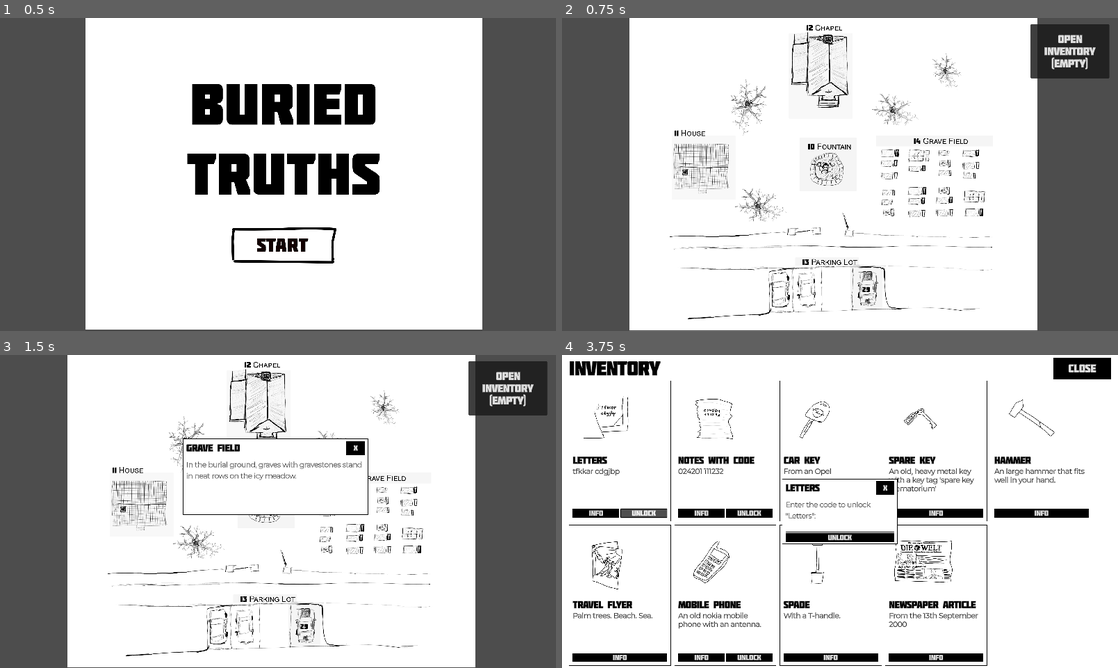
Above: before the commit, frames 1-4 (two rows, left to right).
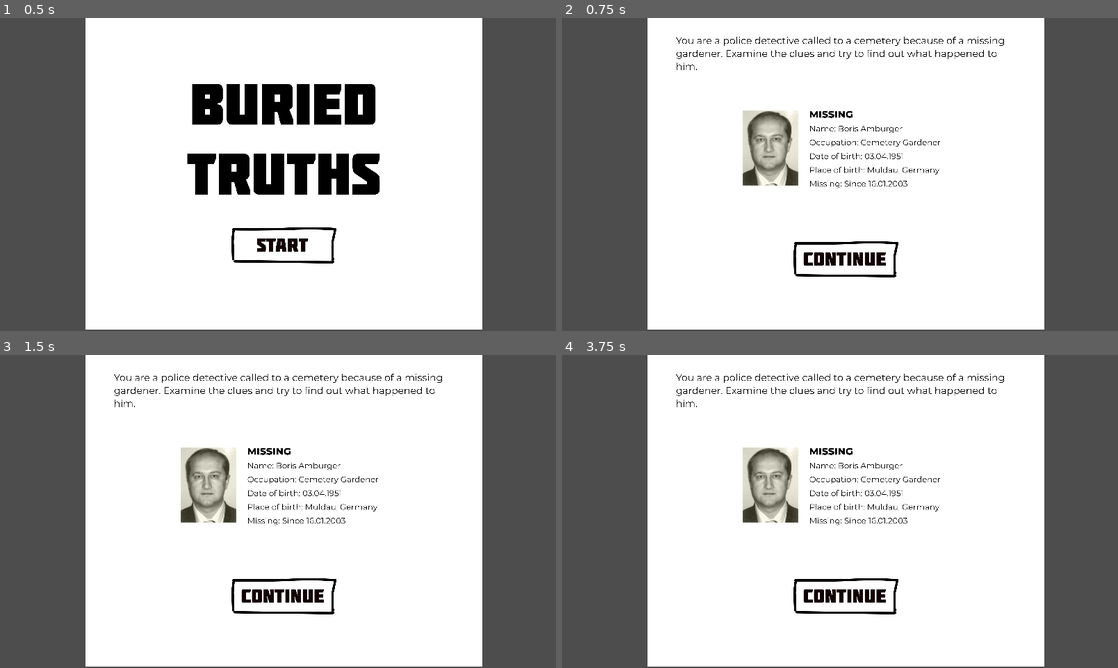
Above: after the commit, the same moments.

Repository: johannesschweig/cemetery-gardener
Game: Godot game, scene res://assets/scenes/title.tscn
Same seed, same stepped clock (60 frames per second), same inputs: the game is played once before the commit and once after it.
Inputs (mouse positions are in pixels of both pictures, inside the frame that each line leads up to):
- Up to frame 1 (0.5 s): no input
- Up to frame 2 (0.75 s): click (845, 246) at 0.5 s
- Up to frame 3 (1.5 s): click (372, 477) at 1.27 s
- Up to frame 4 (3.75 s): click (917, 448) at 2 s, where only the run before the commit has a clickable "X"; click (1067, 389) at 2.75 s, where only the run before the commit has a clickable "Open Inventory (Empty)"; click (645, 514) at 3.5 s, where only the run before the commit has a clickable "Unlock"

Frame 1 is identical in both runs. In frame 2, 15% of the frame differs, in the area x 12-99%, y 0-100%; in frame 3, 15%; in frame 4, 40%, in the area x 0-100%, y 0-100%.

Commit message:
improved unlock behavior

Diff:
--- a/assets/scenes/inventory.tscn
+++ b/assets/scenes/inventory.tscn
@@ -114,6 +114,13 @@
 text = "Your inventory is empty	"
 horizontal_alignment = 1
 
+[node name="UnlockBox" parent="." instance=ExtResource("6_1fbu7")]
+visible = false
+z_index = 1
+layout_mode = 2
+size_flags_horizontal = 4
+size_flags_vertical = 4
+
 [node name="TextBox" parent="." instance=ExtResource("5_nfi0g")]
 visible = false
 z_index = 2
@@ -123,12 +130,4 @@
 size_flags_vertical = 4
 size_flags_stretch_ratio = 2.02
 
-[node name="UnlockBox" parent="." instance=ExtResource("6_1fbu7")]
-visible = false
-z_index = 1
-custom_minimum_size = Vector2(400, 150)
-layout_mode = 2
-size_flags_horizontal = 4
-size_flags_vertical = 4
-
 [connection signal="pressed" from="VBoxContainer/MarginContainer2/HBoxContainer/closeInventory" to="." method="_on_button_pressed"]
--- a/assets/scenes/textBox.tscn
+++ b/assets/scenes/textBox.tscn
@@ -48,6 +48,7 @@
 }
 
 [node name="TextBox" type="PanelContainer"]
+z_index = 3
 anchors_preset = 15
 anchor_right = 1.0
 anchor_bottom = 1.0
--- a/assets/scenes/unlockBox.tscn
+++ b/assets/scenes/unlockBox.tscn
@@ -42,6 +42,12 @@
 }
 baseline_offset = 0.5
 
+[sub_resource type="FontVariation" id="FontVariation_p3jlm"]
+base_font = ExtResource("3_xc8ug")
+variation_opentype = {
+2003265652: 400
+}
+
 [sub_resource type="StyleBoxFlat" id="StyleBoxFlat_tfcl6"]
 bg_color = Color(1, 1, 1, 1)
 border_width_left = 1
@@ -51,6 +57,8 @@
 border_color = Color(0, 0, 0, 1)
 
 [node name="UnlockBox" type="PanelContainer"]
+z_index = 2
+custom_minimum_size = Vector2(600, 0)
 anchors_preset = 15
 anchor_right = 1.0
 anchor_bottom = 1.0
@@ -101,9 +109,12 @@
 
 [node name="input" type="LineEdit" parent="VBoxContainer"]
 layout_mode = 2
+theme_override_colors/font_placeholder_color = Color(0.497474, 0.497474, 0.497474, 1)
 theme_override_colors/font_color = Color(0, 0, 0, 1)
-theme_override_font_sizes/font_size = 24
+theme_override_fonts/font = SubResource("FontVariation_p3jlm")
+theme_override_font_sizes/font_size = 32
 theme_override_styles/normal = SubResource("StyleBoxFlat_tfcl6")
+placeholder_text = "••••"
 
 [node name="unlock" type="Button" parent="VBoxContainer"]
 layout_mode = 2
--- a/assets/scenes/unlock_box.gd
+++ b/assets/scenes/unlock_box.gd
@@ -7,8 +7,13 @@
 	identifier = id
 	solution = code
 	var title = GameManager.getTitleFromIdentifier(identifier)
+	var placeholder = ''
 	$VBoxContainer/HBoxContainer/title.text = title
 	$VBoxContainer/description.text = "Enter the code to unlock \"" + title + "\":"
+	$VBoxContainer/input.max_length = len(solution)
+	for i in range(len(solution)):
+		placeholder += '•'
+	$VBoxContainer/input.placeholder_text = placeholder
 	self.visible = true
 
 func _on_close_pressed() -> void:
@@ -17,9 +22,13 @@
 	$VBoxContainer/input.text = ''
 
 func _on_unlock_pressed() -> void:
-	if $VBoxContainer/input.text == solution:
+	var clue = $VBoxContainer/input.text
+	if clue == solution:
 		$VBoxContainer/feedback.text = "This code is right."
 		GameManager.click_button(identifier + "_unlocked")
 	else:
-		$VBoxContainer/feedback.text = "This code is wrong."
+		if len(clue) < len(solution):
+			$VBoxContainer/feedback.text = "This code is wrong. " + str(len(solution)) + " characters required."
+		else:
+			$VBoxContainer/feedback.text = "This code is wrong."
 	$VBoxContainer/feedback.visible = true
--- a/assets/singleton/GameManager.gd
+++ b/assets/singleton/GameManager.gd
@@ -5,7 +5,7 @@
 signal item_found()
 
 # show all items, hide title screen
-@export var debug = true
+@export var debug = false
 # for inventory back switching
 @export var current_area = "map"
 # last found item
Not shown: 1 places in assets/scenes/unlockBox.tscn that only renumber resources
Not shown, changed: export_presets.cfg
